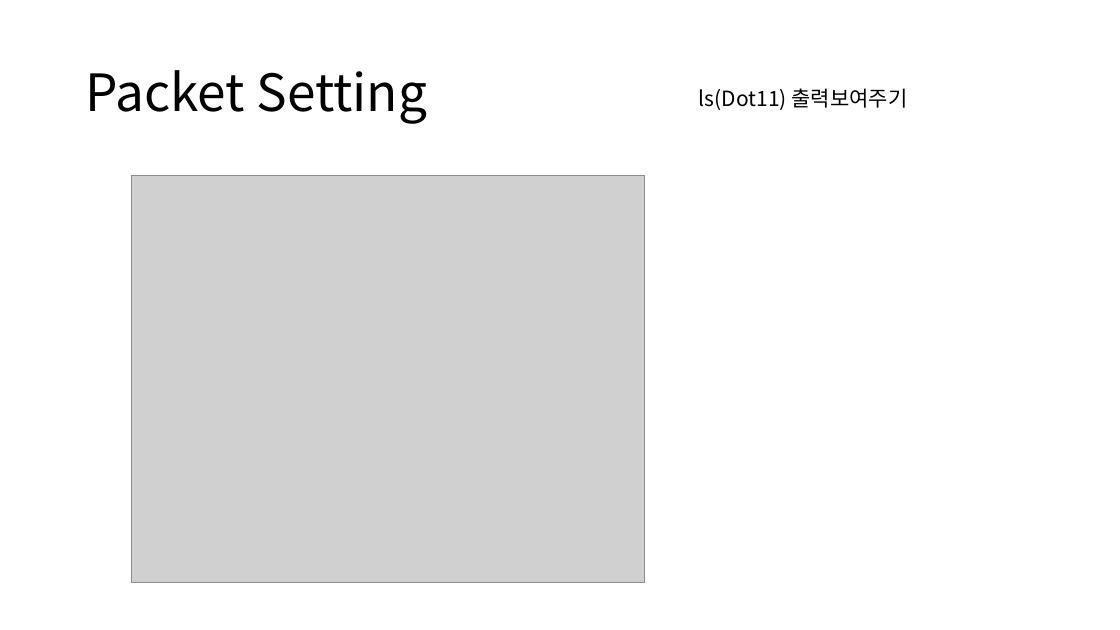
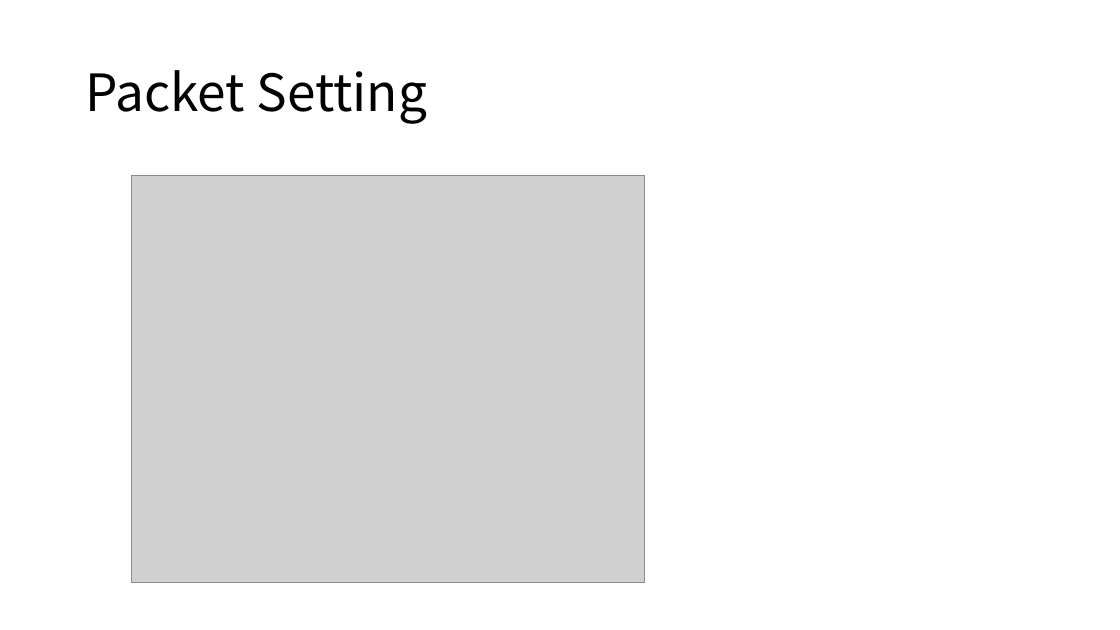
Before and after one commit to gunwooKim-Korea/network-fuzzer, a slide deck: slide 46 of networkfuzzer/Network fuzzer.pptx (slide 21 before the commit). Drawn at 1120x630 pixels with LibreOffice and Linux fonts; fonts in the diff are those of the drawing; grey boxes stand for pictures. Boxes give left, top, right and bottom in pixels: in the first picture for what was removed or moved away, otherwise in the second. Text is boxed around its words. In the diff, an @@ line names an element or a change of style, - is before the commit and + after.

```diff
--- a/networkfuzzer/Network fuzzer.pptx
+++ b/networkfuzzer/Network fuzzer.pptx
@@ text removed at [699,88,908,110] @@
-ls(Dot11) 출력보여주기
```
Also in this commit, not shown: 12 other slides changed, 38 slides added, 3 slides removed.
